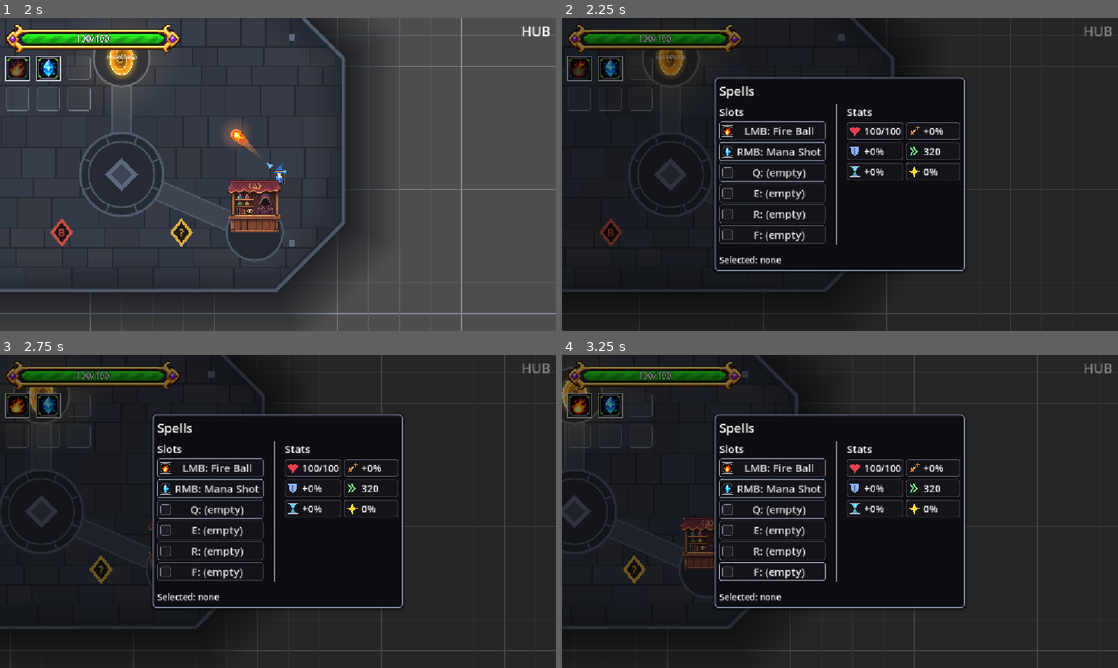
Above: before the commit, frames 1-4 (two rows, left to right).
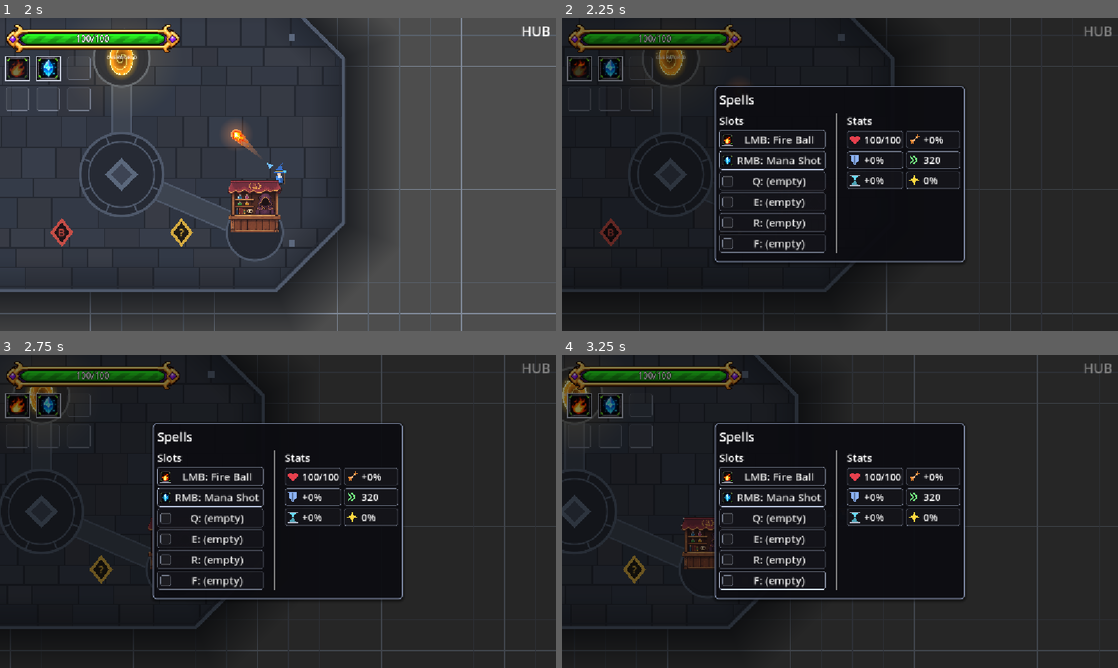
Above: after the commit, the same moments.

Repository: BestestGameStudio/gangU
Game: Godot game, scene res://scenes/main.tscn
The game is run twice, just before and just after one commit, with the same random seed, the same clock (stepped at 60 frames per second) and the same inputs.
Inputs (mouse positions are in pixels of both pictures, inside the frame that each line leads up to):
- Up to frame 1 (2 s): tap Enter at 0.5 s; move the mouse to (400, 158) at 0.52 s; hold D (move_right) 0.53-1.25 s; hold Space (cast) 0.53-1.25 s; click (400, 158) at 0.67 s; tap Shift (dash) at 0.8 s; drag from (166, 190) to (155, 58) at 1.27 s
- Up to frame 2 (2.25 s): move the mouse to (895, 105) at 2.02 s; hold D (move_right) from 2.03 s (still down); hold Tab (equip_panel) from 2.03 s (still down)
- Up to frame 3 (2.75 s): keep holding D (move_right); keep holding Tab (equip_panel); tap Space (cast) at 2.3 s
- Up to frame 4 (3.25 s): release D (move_right) at 2.75 s; release Tab (equip_panel) at 2.75 s; drag from (812, 574) to (662, 570) at 2.77 s

Frame 1 is identical in both runs. In frame 2, 6.1% of the frame differs, in the area x 27-73%, y 18-82%; in frame 3, 6.4%; in frame 4, 6.6%.

Commit message:
feat(ui): remove Selected status line from the Tab menu (#417)
The bottom 'Selected: <spell>' / 'Selected: none' label is gone. The slot
highlight and the stat grid title still show the selection. Tests that read
the label now check panel._selected; new harness test417.

Co-authored-by: Daniel Chua <53444908+DCH25@users.noreply.github.com>
Co-Authored-By: Claude Opus 5.5 <noreply@anthropic.com>

Diff:
--- a/scripts/equip_panel.gd
+++ b/scripts/equip_panel.gd
@@ -56,14 +56,13 @@
 var _player: Player = null
 var _slot_buttons: Array[Button] = []
 var _slot_icons: Array[SpellIcon] = []
-var _status: Label
 var _upgrade_scroll: ScrollContainer
 
 func _process(_delta: float) -> void:
 	if not visible or not is_instance_valid(_upgrade_scroll):
 		return
-	# Allocate only the space left after the live source stats, slots, header
-	# and status. Long upgrade content scrolls inside this bounded region.
+	# Allocate only the space left after the live source stats, slots and
+	# header. Long upgrade content scrolls inside this bounded region.
 	var body := _upgrade_box.get_parent() as VBoxContainer
 	var plate := body.get_parent() as PanelContainer
 	var style := plate.get_theme_stylebox("panel")
@@ -229,9 +228,8 @@
 	_upgrade_box = VBoxContainer.new()
 	_upgrade_box.add_theme_constant_override("separation", 4)
 	vbox.add_child(_upgrade_box)
-	_status = Label.new()
-	_status.add_theme_font_size_override("font_size", 18)
-	vbox.add_child(_status)
+	# #417: no "Selected: <spell>" status line; the highlighted slot and the
+	# stat grid title already show the selection.
 
 func _input(event: InputEvent) -> void:
 	# Toggle in _input, BEFORE GUI handling: a focused panel button would
@@ -330,7 +328,6 @@
 			else:
 				b.pressed.connect(func(): _on_upgrade_pressed(pid))
 			cards.add_child(b)
-	_status.text = "Selected: %s" % (_selected.spell_name if _selected != null else "none")
 
 func _on_upgrade_pressed(path_id) -> void:
 	if _upgrader == null or _selected == null:
--- a/scripts/test375_tab_slots.gd
+++ b/scripts/test375_tab_slots.gd
@@ -112,7 +112,6 @@
 	for c in panel.find_children("*", "VBoxContainer", true, false):
 		if c.get_parent() is PanelContainer:
 			vbox = c
-	var status := vbox.get_child(vbox.get_child_count() - 1) as Label
 	var grid := panel.find_child("StatsBox", true, false) as StatGrid
 
 	# (0) The menu shows ONLY the slots: three columns (slots, divider,
@@ -136,19 +135,18 @@
 	_check(panel._slot_buttons[0].text == "LMB: AlphaBolt", "(0) slot 1 text (got '%s')" % panel._slot_buttons[0].text)
 	_check(panel._slot_buttons[2].text == "Q: (empty)", "(0) slot 3 empty text (got '%s')" % panel._slot_buttons[2].text)
 
-	# (1) Click an occupied slot: selects its spell (status, move-source
+	# (1) Click an occupied slot: selects its spell (move-source
 	# highlight, stat grid swaps to the spell).
 	panel._on_slot_pressed(0)
 	await process_frame
 	_check(panel._selected == a, "(1) slot click selects its spell")
-	_check(status.text == "Selected: AlphaBolt", "(1) status text (got '%s')" % status.text)
 	_check(_border_of(panel._slot_buttons[0]) == UiStyle.B_SELECTED, "(1) selected slot highlighted")
 	_check(grid.title() == "AlphaBolt", "(1) stat grid shows the selected spell (got '%s')" % grid.title())
 
 	# (2) Click the SAME slot again: deselect; grid returns to player stats.
 	panel._on_slot_pressed(0)
 	await process_frame
-	_check(panel._selected == null and status.text == "Selected: none", "(2) same-slot click deselects")
+	_check(panel._selected == null, "(2) same-slot click deselects")
 	_check(grid.title() == "Stats", "(2) grid back to player stats (got '%s')" % grid.title())
 
 	# (3) Click a second OCCUPIED slot: the two occupants swap;
@@ -206,7 +204,7 @@
 	await process_frame
 	_check(caster.cleared.is_empty() and caster.assigned.is_empty(), "(6) stale selection: no clear/assign reached the caster")
 	_check(caster.fake_slots[0] == b, "(6) occupied target preserved")
-	_check(panel._selected == null and status.text == "Selected: none", "(6) stale selection dropped")
+	_check(panel._selected == null, "(6) stale selection dropped")
 
 	# (7) Equipped spells stay upgradeable from Tab: select BetaBolt (in a
 	# slot) and its upgrade buttons render and apply.
--- a/scripts/test402_upgrade_integration.gd
+++ b/scripts/test402_upgrade_integration.gd
@@ -85,7 +85,7 @@
 		scroller = panel._upgrade_box.get_node("UpgradeScroll")
 		var plate := panel._upgrade_box.get_parent().get_parent() as PanelContainer
 		ck(plate.get_global_rect().position.y >= 0 and plate.get_global_rect().end.y <= 648, "Leaping Hammer full panel bounded by viewport")
-		ck(panel._status.get_global_rect().end.y <= 648, "long-content selected status stays on screen")
+		ck(panel._upgrade_box.get_global_rect().end.y <= 648, "long-content upgrade section stays on screen")
 		ck(panel._stats_box.description() == SpellDescription.for_spell(leap), "long source description preserved")
 		ck(card.description_label.text == SpellDescription.for_spell(load("res://resources/spells/stone_hammer_gambler.tres")), "full long upgrade copy preserved")
 		if DisplayServer.get_name() != "headless": root.get_texture().get_image().save_png("/downloads/402_long_top.png")
--- /dev/null
+++ b/scripts/test417_no_selected_status.gd
@@ -0,0 +1,152 @@
+extends SceneTree
+## #417 (Daniel, 2026-11-09): the Tab menu no longer shows the bottom
+## "Selected: <spell>" / "Selected: none" status line. Everything else the
+## selection drives is unchanged: the slot highlight, the stat grid title
+## (spell name instead of "Stats"), the description and the upgrade section.
+## Fixture: same stub Player / SpellCaster / upgrader shape as test375.
+## Run: godot --headless --path . -s scripts/test417_no_selected_status.gd
+## Rendered run: pass `-- --shot=<dir>` to save the open menu as PNGs.
+
+class StubPlayer extends Player:
+	func _ready() -> void:
+		pass
+	func _process(_delta: float) -> void:
+		pass
+	func _init() -> void:
+		var aim := Node2D.new()
+		aim.name = "AimIndicator"
+		add_child(aim)
+		var bod := Polygon2D.new()
+		bod.name = "Body"
+		add_child(bod)
+
+class StubCaster extends SpellCaster:
+	var fake_unlocked: Array[Spell] = []
+	var fake_slots: Array[Spell] = [null, null, null, null, null, null]
+	func _ready() -> void:
+		pass
+	func _process(_delta: float) -> void:
+		pass
+	func get_unlocked() -> Array[Spell]:
+		return fake_unlocked.duplicate()
+	func get_slots() -> Array[Spell]:
+		return fake_slots.duplicate()
+
+class StubUpgrader extends Node:
+	signal upgrades_changed(spell)
+	var upgradeable: Array[Spell] = []
+	func can_upgrade(spell: Spell) -> bool:
+		return upgradeable.has(spell)
+	func get_upgrade_paths(_spell: Spell) -> Array:
+		return [{"id": "p1", "display_name": "Path One"}]
+	func apply_upgrade(_spell: Spell, _path_id) -> bool:
+		return true
+
+var failures := 0
+var _shot_dir := ""
+
+func _check(ok: bool, label: String) -> void:
+	if ok:
+		print("[417] ", label, " -> PASS")
+	else:
+		failures += 1
+		print("[417] ", label, " -> FAIL")
+
+## Every Label/Button text in the open panel that starts with "Selected".
+func _selected_texts(panel: Node) -> Array:
+	var found: Array = []
+	for n in panel.find_children("*", "", true, false):
+		var t := ""
+		if n is Label:
+			t = (n as Label).text
+		elif n is Button:
+			t = (n as Button).text
+		if t.strip_edges().begins_with("Selected"):
+			found.append(t)
+	return found
+
+func _shot(name: String) -> void:
+	if _shot_dir.is_empty() or DisplayServer.get_name() == "headless":
+		return
+	for i in 4:
+		await process_frame
+	root.get_texture().get_image().save_png(_shot_dir.path_join(name))
+	print("[417] saved ", name)
+
+func _initialize() -> void:
+	for arg in OS.get_cmdline_user_args():
+		if arg.begins_with("--shot="):
+			_shot_dir = arg.trim_prefix("--shot=")
+	var player := StubPlayer.new()
+	player.add_to_group("player")
+	root.add_child(player)
+	var caster := StubCaster.new()
+	caster.name = "SpellCaster"
+	player.add_child(caster)
+	var upg := StubUpgrader.new()
+	upg.name = "UpgraderStub"
+	root.add_child(upg)
+	var fire: Spell = load("res://resources/spells/fire_ball.tres") if ResourceLoader.exists("res://resources/spells/fire_ball.tres") else Spell.new()
+	if fire.spell_name.is_empty():
+		fire.spell_name = "AlphaBolt"
+	var beta := Spell.new()
+	beta.spell_name = "BetaBolt"
+	caster.fake_unlocked = [fire, beta]
+	caster.fake_slots = [fire, beta, null, null, null, null]
+	upg.upgradeable = [beta]
+	var panel: EquipPanel = load("res://scenes/equip_panel.tscn").instantiate()
+	panel.upgrader_path = NodePath("../UpgraderStub")
+	root.add_child(panel)
+	for i in range(5):
+		await process_frame
+	panel.show_panel()
+	for i in range(2):
+		await process_frame
+
+	var vbox: VBoxContainer = null
+	for c in panel.find_children("*", "VBoxContainer", true, false):
+		if c.get_parent() is PanelContainer:
+			vbox = c
+	var grid := panel.find_child("StatsBox", true, false) as StatGrid
+
+	# (1) Nothing selected: no "Selected: none" line; the upgrade box is now
+	# the last row of the panel (title, columns, upgrades).
+	_check(_selected_texts(panel).is_empty(), "(1) no 'Selected' text with nothing selected (got %s)" % str(_selected_texts(panel)))
+	_check(vbox != null and vbox.get_child_count() == 3, "(1) panel rows: title + columns + upgrades (got %d)" % (vbox.get_child_count() if vbox != null else -1))
+	_check(vbox != null and vbox.get_child(vbox.get_child_count() - 1) == panel._upgrade_box, "(1) upgrade box is the last row")
+	_check(grid.title() == "Stats", "(1) stat grid shows player stats")
+	await _shot("tab_menu_nothing_selected.png")
+
+	# (2) Select a slotted spell: still no status line, but the selection is
+	# shown by the slot highlight and the stat grid title.
+	panel._on_slot_pressed(0)
+	await process_frame
+	_check(panel._selected == fire, "(2) slot click selects its spell")
+	_check(_selected_texts(panel).is_empty(), "(2) no 'Selected: <spell>' text (got %s)" % str(_selected_texts(panel)))
+	_check(grid.title() == fire.spell_name, "(2) stat grid title is the spell name (got '%s')" % grid.title())
+	_check(grid.description() == SpellDescription.for_spell(fire), "(2) spell description kept")
+	_check(panel._slot_buttons[0].text == "LMB: %s" % fire.spell_name, "(2) slot label kept (got '%s')" % panel._slot_buttons[0].text)
+	await _shot("tab_menu_spell_selected.png")
+
+	# (3) Select an upgradeable spell: upgrade section still renders and is
+	# still the last row; no status line under it.
+	panel._on_slot_pressed(0) # deselect
+	await process_frame
+	panel._on_slot_pressed(1)
+	await process_frame
+	var uh := panel._upgrade_box.get_child(0) as Label if panel._upgrade_box.get_child_count() > 0 else null
+	_check(uh != null and uh.text == "Upgrades", "(3) upgrade section still renders")
+	_check(_selected_texts(panel).is_empty(), "(3) no 'Selected' text with upgrades shown")
+	_check(vbox.get_child(vbox.get_child_count() - 1) == panel._upgrade_box, "(3) nothing below the upgrade section")
+
+	# (4) Deselect: still no text.
+	panel._on_slot_pressed(1)
+	await process_frame
+	_check(panel._selected == null and _selected_texts(panel).is_empty(), "(4) deselect leaves no 'Selected: none' text")
+
+	print("[417] failures=%d" % failures)
+	if failures > 0:
+		print("[417] FAILURES PRESENT")
+	else:
+		print("[417] ALL PASS")
+	quit(failures)
--- a/scripts/test94_equip_visual.gd
+++ b/scripts/test94_equip_visual.gd
@@ -149,17 +149,16 @@
 	_check(_border_of(slot_buttons[2]) == C_DIM, "(2) empty slot border")
 
 	# (3) selection: clicking an occupied slot selects its spell - bright
-	# move-source border on that slot + status line.
+	# move-source border on that slot (#417: no status line).
 	panel._on_slot_pressed(0)
 	await process_frame
 	_check(_border_of(slot_buttons[0]) == C_SELECTED, "(3) selected slot highlighted")
-	var status := vbox.get_child(vbox.get_child_count() - 1) as Label
-	_check(status.text == "Selected: AlphaBolt", "(3) status text (got '%s')" % status.text)
+	_check(panel._selected == a, "(3) slot click selects AlphaBolt")
 	# Clicking the same slot again deselects.
 	panel._on_slot_pressed(0)
 	await process_frame
-	_check(status.text == "Selected: none" and _border_of(slot_buttons[0]) == C_ASSIGNED,
-		"(3) same-slot click deselects (status '%s')" % status.text)
+	_check(panel._selected == null and _border_of(slot_buttons[0]) == C_ASSIGNED,
+		"(3) same-slot click deselects")
 
 	# (4) upgrade section renders for an upgradeable equipped selection with
 	# amber style.
@@ -184,7 +183,7 @@
 	_check(caster.cleared.has(0), "(5) old slot cleared (move semantics)")
 	_check(slot_buttons[2].text == "Q: AlphaBolt", "(5) slot 3 shows spell (got '%s')" % slot_buttons[2].text)
 	_check(slot_buttons[0].text == "LMB: (empty)", "(5) slot 1 emptied (got '%s')" % slot_buttons[0].text)
-	_check(status.text == "Selected: none", "(5) selection cleared after rearrange")
+	_check(panel._selected == null, "(5) selection cleared after rearrange")
 	_check(_border_of(slot_buttons[2]) == C_ASSIGNED, "(5) newly occupied slot border")
 
 	print("[94] failures=%d" % failures)
--- a/scripts/test_e_mount.gd
+++ b/scripts/test_e_mount.gd
@@ -239,10 +239,10 @@
 					_press_key(KEY_ENTER)
 					step = 7
 				7:
-					if _kb_nav_ok and panel._status.text != "Selected: none":
+					if _kb_nav_ok and panel._selected != null:
 						print("[E] keyboard focus nav + Enter activation retained OK")
 					else:
-						print("[E] FAIL keyboard operability: nav=", _kb_nav_ok, " status=", panel._status.text); ok = false
+						print("[E] FAIL keyboard operability: nav=", _kb_nav_ok, " selected=", panel._selected); ok = false
 					_p2_spell_btn = panel._slot_buttons[0]
 					_p2_spell_btn.grab_focus()
 					if get_root().gui_get_focus_owner() != _p2_spell_btn:
Not shown, added: scripts/test417_no_selected_status.gd.uid
